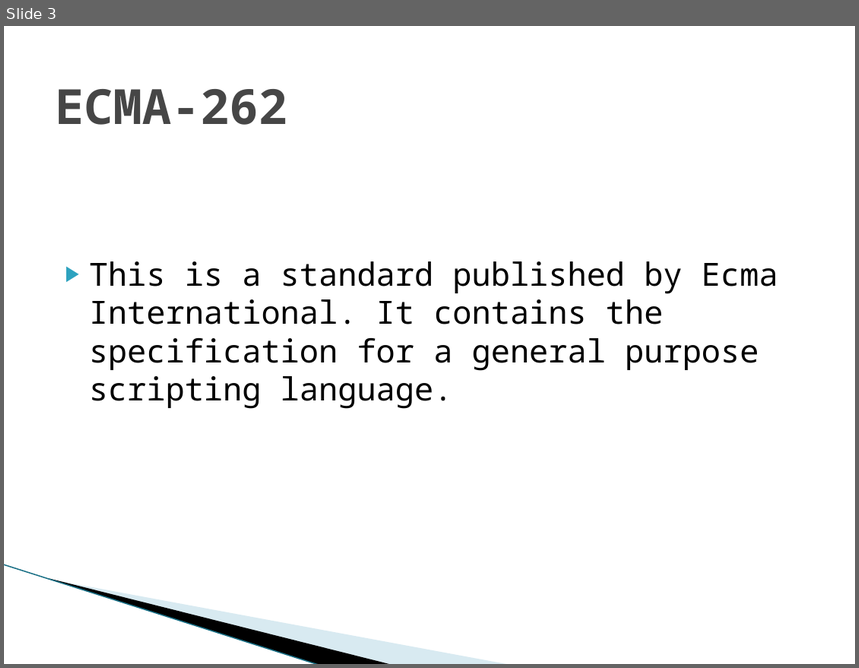
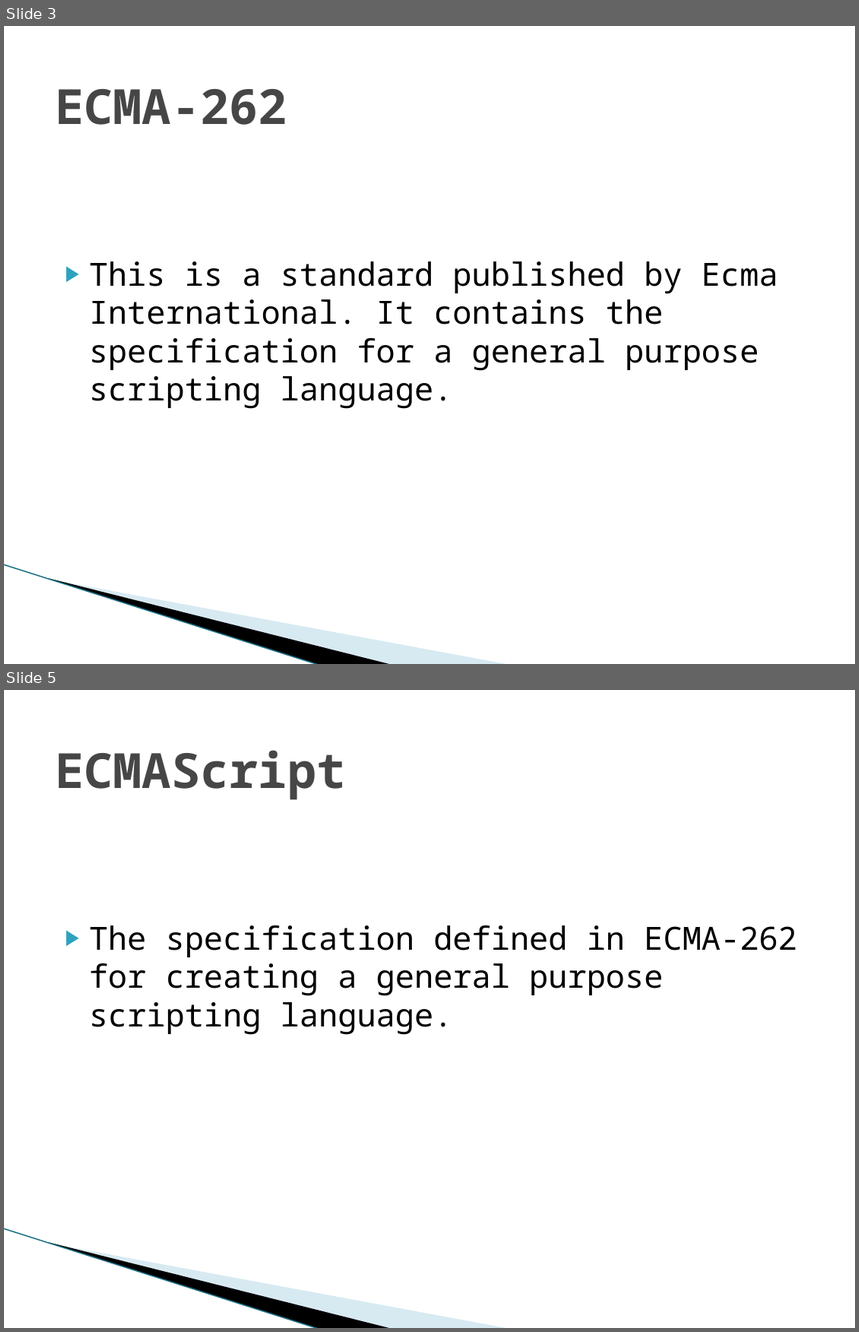
Before and after one commit to green-fox-academy/szapszap, a slide deck: Week03/day-04/ECMAScript.pptx. Shown one above the other, each under a label of ours: slide 3 before the commit, slides 3 and 5 after it; the slides between them are not shown. The pictures are 859x668 and 859x1332 pixels, drawn with LibreOffice and Linux fonts; fonts in the diff are those of the drawing; background and template pictures are left out. Boxes give left, top, right and bottom in pixels: in the first picture for what was removed or moved away, otherwise in the second. Text is boxed around its words. In the diff, an @@ line names an element or a change of style, - is before the commit and + after.

```diff
--- a/Week03/day-04/ECMAScript.pptx
+++ b/Week03/day-04/ECMAScript.pptx
@@ slide 5 added at bbox=[4, 690, 855, 1328], background #FFFFFF; not listed: 3 template elements that a slide beside it also shows @@
@@ title added at bbox=[55, 750, 346, 800], 41 pt, text #464646, bold @@
+ECMAScript
@@ text added at bbox=[89, 926, 797, 1035], 27 pt, text #000000 @@
+▶ The specification defined in ECMA-262 for creating a general purpose scripting language.
```
Also in this commit, not shown: 6 other slides added, 1 slide removed, 5 other files.
